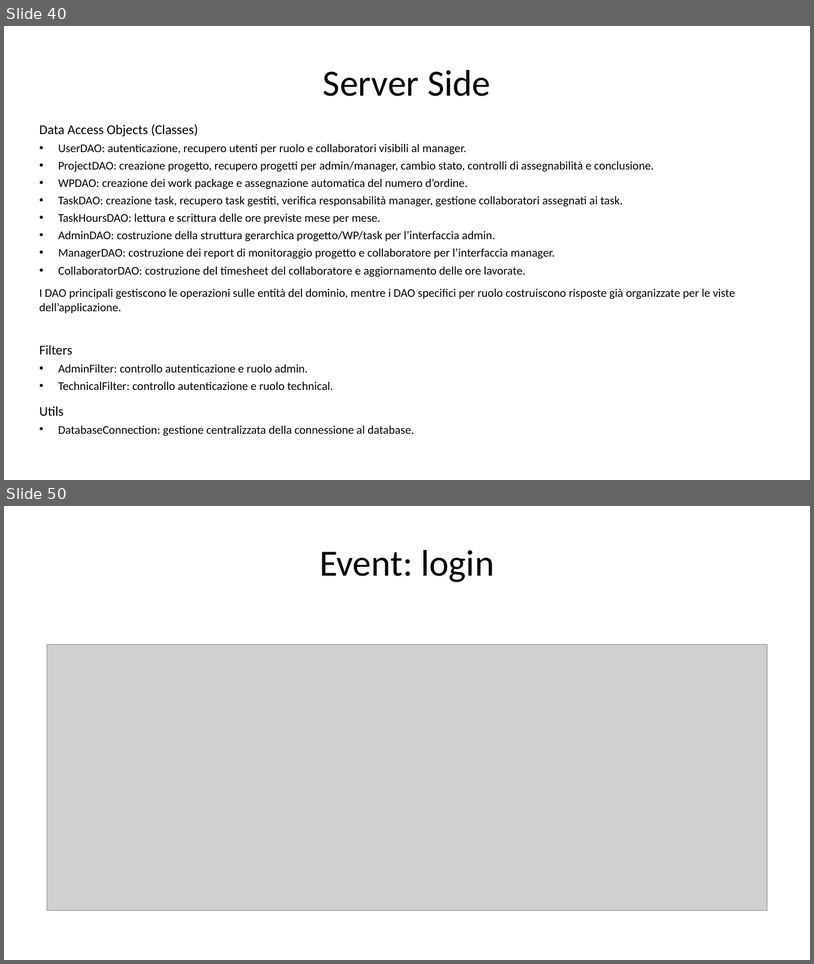
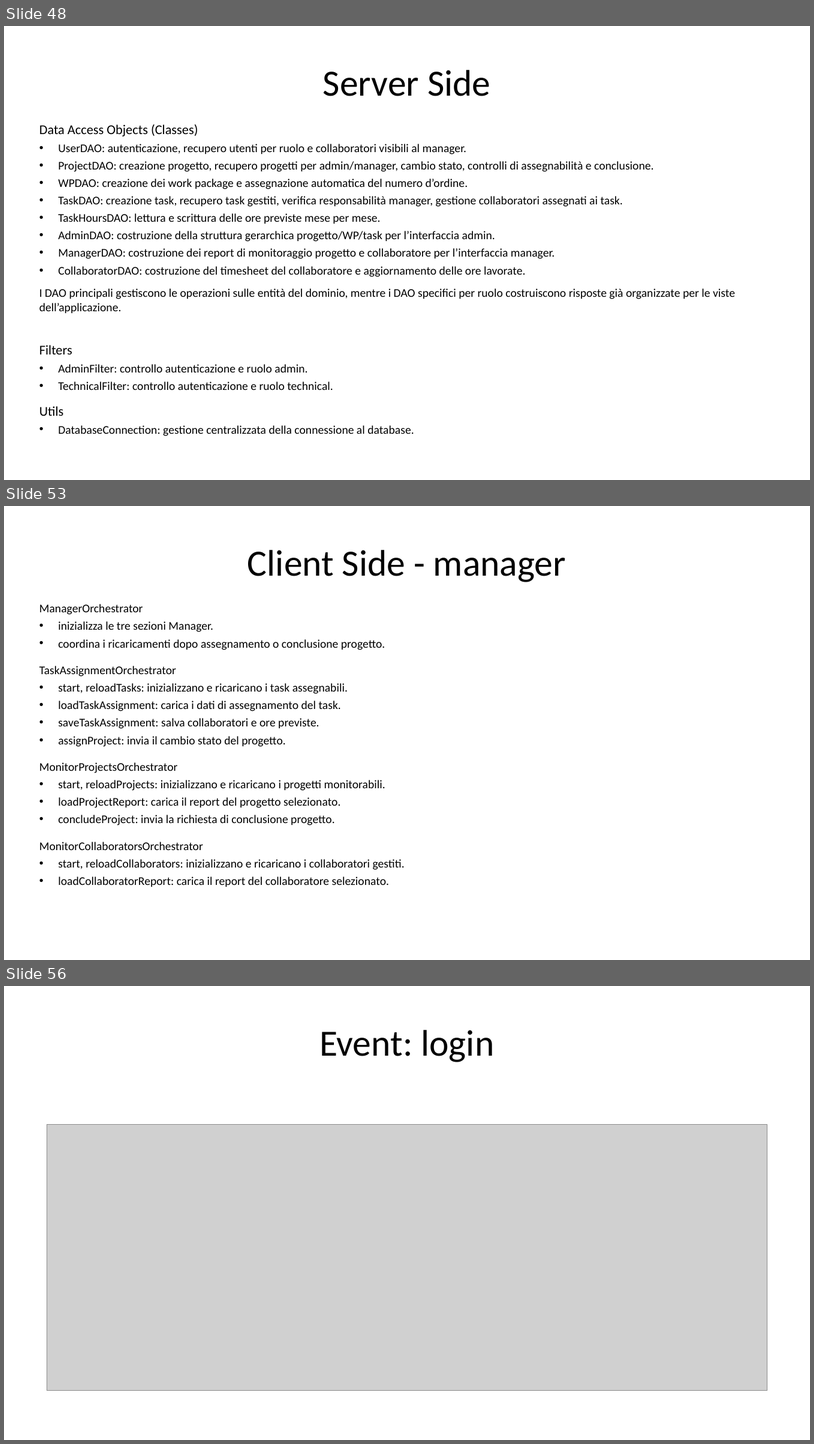
Before and after one commit to gilbertobrambilla/tiw-2026-html, a slide deck: docs/TIW_documentazione.pptx. Shown one above the other, each under a label of ours: slides 40 and 50 before the commit, slides 48, 53 and 56 after it; the slides between them are not shown. The pictures are 814x964 and 814x1444 pixels, drawn with LibreOffice and Linux fonts; fonts in the diff are those of the drawing; grey boxes stand for pictures. Boxes give left, top, right and bottom in pixels: in the first picture for what was removed or moved away, otherwise in the second. Text is boxed around its words. In the diff, an @@ line names an element or a change of style, - is before the commit and + after.

```diff
--- a/docs/TIW_documentazione.pptx
+++ b/docs/TIW_documentazione.pptx
@@ slide 53 added at (4, 506, 810, 960), background #FFFFFF @@
@@ text added at (248, 550, 566, 582), 44 pt, text #000000 @@
+Client Side - manager
@@ text added at (39, 604, 405, 886), 14 pt, text #000000 @@
+ManagerOrchestrator
+• inizializza le tre sezioni Manager.
+• coordina i ricaricamenti dopo assegnamento o conclusione progetto.
+TaskAssignmentOrchestrator
+• start, reloadTasks: inizializzano e ricaricano i task assegnabili.
+• loadTaskAssignment: carica i dati di assegnamento del task.
+• saveTaskAssignment: salva collaboratori e ore previste.
+• assignProject: invia il cambio stato del progetto.
+MonitorProjectsOrchestrator
+• start, reloadProjects: inizializzano e ricaricano i progetti monitorabili.
+• loadProjectReport: carica il report del progetto selezionato.
+• concludeProject: invia la richiesta di conclusione progetto.
+MonitorCollaboratorsOrchestrator
+• start, reloadCollaborators: inizializzano e ricaricano i collaboratori gestiti.
+• loadCollaboratorReport: carica il report del collaboratore selezionato.
@@ what was slide 40 is now slide 48 @@
@@ what was slide 50 is now slide 56 @@
```
Also in this commit, not shown: 5 slides changed, 8 other slides added, 3 slides removed.
